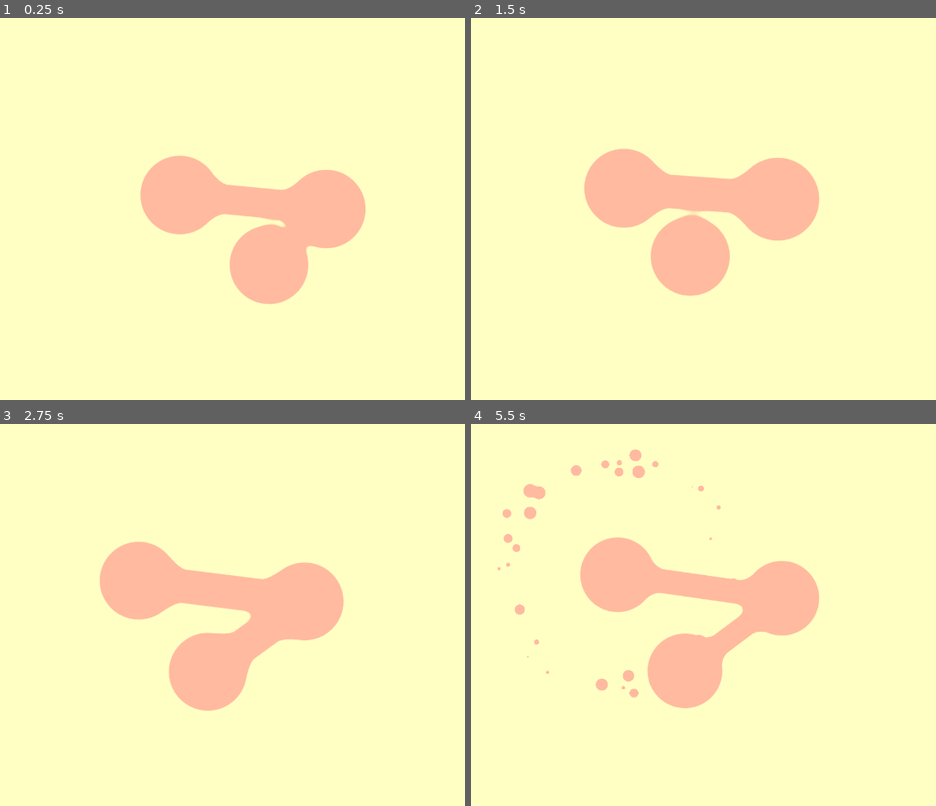
Above: before the commit, frames 1-4 (two rows, left to right).
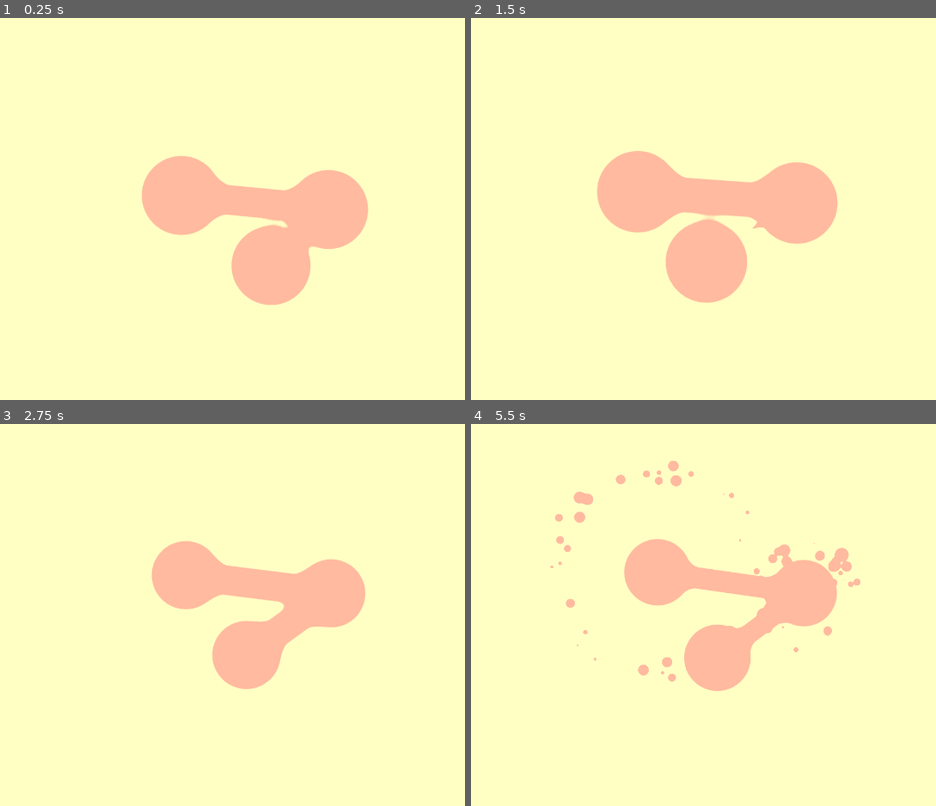
Above: after the commit, the same moments.

Repository: AlexeyBond/old-46-game
Game: Godot game, scene res://root.tscn
Same seed, same stepped clock (60 frames per second), same inputs: the game is played once before the commit and once after it.
Inputs (mouse positions are in pixels of both pictures, inside the frame that each line leads up to):
- Up to frame 1 (0.25 s): no input
- Up to frame 2 (1.5 s): drag from (647, 197) to (801, 124) at 0.52 s; drag from (777, 201) to (694, 285) at 1.27 s
- Up to frame 3 (2.75 s): move the mouse to (213, 668) at 2.02 s; click (213, 668) at 2.1 s
- Up to frame 4 (5.5 s): drag from (694, 691) to (522, 557) at 2.77 s; move the mouse to (outside the picture) at 3.52 s; click (outside the picture) at 3.6 s; drag from (522, 557) to (629, 519) at 4.27 s; move the mouse to (763, 615) at 5.02 s; click (763, 615) at 5.1 s

The runs differ from the first frame. In frame 1, 0.5% of the frame differs, in the area x 30-80%, y 36-76%; in frame 2, 4.2%; in frame 3, 7.7%; in frame 4, 8.7%, in the area x 5-84%, y 6-75%.
Error in both runs: Invalid call. Nonexistent function 'set_seed' in base 'Node2D (ball.tscn::1)'.

Commit message:
fix missing camera movement on high framerate

Diff:
--- a/root.tscn
+++ b/root.tscn
@@ -56,6 +56,7 @@
 var cur_zoom
 
 func _process(delta):
+	delta = delta
 	set_process_input(true)
 	var rect: Rect2 = content.get_intrest_rect()
 	var position = rect.position + rect.size * 0.5
@@ -70,7 +71,24 @@
 		cur_position = position
 		cur_zoom = zoom
 	else:
-		var k = pow(0.9, 1/delta)
+		#var k = pow(0.5, -delta)
+		var max_travel_speed = 100 * zoom
+		var max_zoom_speed = 0.5 * zoom
+
+		var distance_to_move = position.distance_to(cur_position) / zoom
+		var zoom_to_zoom = abs(cur_zoom - zoom)
+
+		var k
+		if zoom_to_zoom > 0 and distance_to_move > 0:
+			k = min(
+				max_travel_speed * delta / distance_to_move,
+				max_zoom_speed * delta / zoom_to_zoom
+			)
+		else:
+			k = 1
+		k = k * ((zoom_to_zoom / zoom) * 10)
+		k = min(k, 1.0)
+
 		cur_position = lerp(cur_position, position, k)
 		cur_zoom = lerp(cur_zoom, zoom, k)
 
